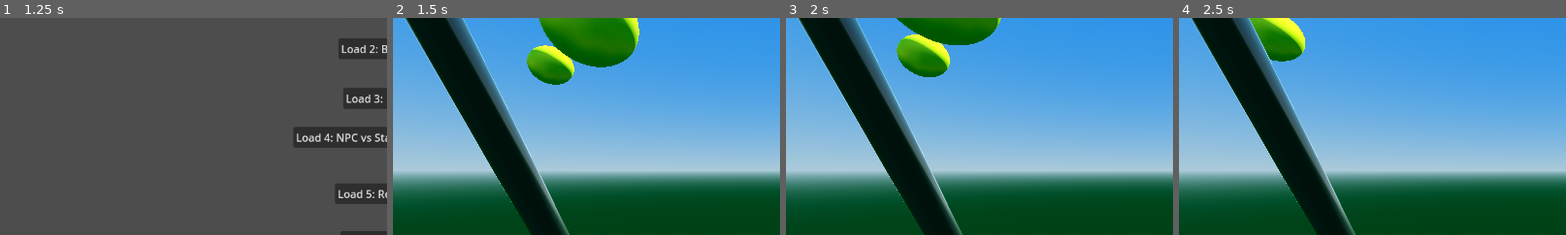
Above: before the commit, frames 1-4 (left to right).
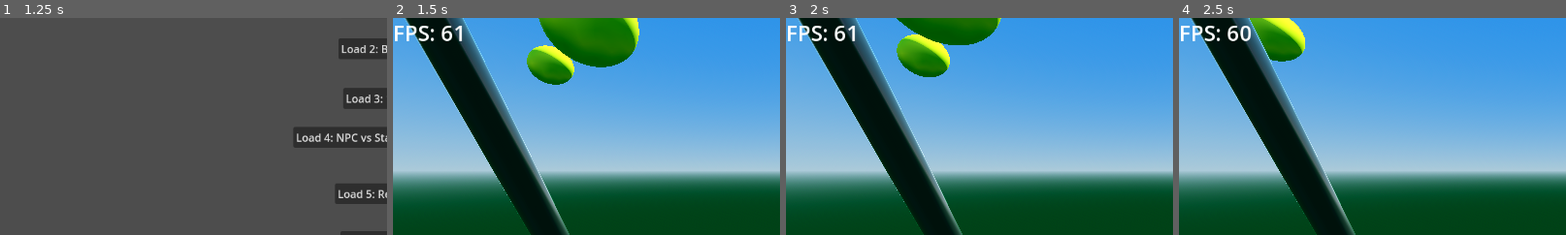
Above: after the commit, the same moments.

Repository: nealholt/space-shooter-3d
Game: Godot game, scene res://Scenes/main_scene.tscn
Same seed, same stepped clock (60 frames per second), same inputs: the game is played once before the commit and once after it. Sound files missing from this copy of the repository are replaced by a short silence.
Inputs (mouse positions are % of the whole screen's width and height, from its top left):
- Up to frame 1 (1.25 s): tap Enter (reset) at 0.5 s; move the mouse to (72, 45) at 0.52 s; hold Right (ui_right) from 0.53 s (still down)
- Up to frame 2 (1.5 s): release Right (ui_right) at 1.25 s; click "Load 1: Balloons" at 1.25 s
- Up to frame 3 (2 s): no input
- Up to frame 4 (2.5 s): move the mouse to (30, 55) at 2.02 s; hold Down (ui_down) from 2.03 s (still down)
The pictures show only the part of the screen within x 0-50%, y 15-65%; the shares and areas given below are measured in that part.

Frame 1 is identical in both runs. In frame 2, 0.6% of the frame differs, in the area x 0-18%, y 3-11%; in frame 3, 0.6%; in frame 4, 0.6%, in the area x 0-19%, y 3-11%.

Commit message:
FPS counter and shields
Added an FPS counter on the screen and changed the shield to be a node3d at root. The hitbox will take care of collisions. Also added the hitbox and health component.

Diff:
--- a/Assets/Shaders/FresnelAura.tres
+++ b/Assets/Shaders/FresnelAura.tres
@@ -31,7 +31,6 @@
 
 }
 "
-graph_offset = Vector2(-228.824, 182.176)
 nodes/fragment/2/node = SubResource("VisualShaderNodeFresnel_6fgoh")
 nodes/fragment/2/position = Vector2(-140, 200)
 nodes/fragment/3/node = SubResource("VisualShaderNodeColorConstant_qnejd")
--- a/Scripts/main_scene.gd
+++ b/Scripts/main_scene.gd
@@ -22,6 +22,7 @@
 	if Global.player and is_instance_valid(Global.player):
 		$HUD/Demo.text = "Velocity: %.0f" % Global.player.velocity.length()
 		$HUD/Demo.text += "\nHealth: %.d" % Global.player.health_component.health
+		$HUD/Demo.text += "\nFPS: %d" % Engine.get_frames_per_second()
 	# Exit on escape key and controller left menu button
 	if Input.is_action_just_pressed('exit'):
 		get_tree().quit()
--- a/project.godot
+++ b/project.godot
@@ -148,3 +148,4 @@
 3d_physics/layer_1="bodies"
 3d_physics/layer_2="bullets"
 3d_physics/layer_3="near_miss"
+3d_physics/layer_4="shields"
--- a/shield_experiments.tscn
+++ b/shield_experiments.tscn
@@ -1,6 +1,8 @@
-[gd_scene load_steps=10 format=3 uid="uid://cj8oysen3h0g8"]
+[gd_scene load_steps=12 format=3 uid="uid://cj8oysen3h0g8"]
 
 [ext_resource type="Shader" uid="uid://bm3gcg5xbsv0" path="res://Assets/Shaders/FresnelAura.tres" id="1_op4gw"]
+[ext_resource type="PackedScene" uid="uid://dc6ukdkam24n" path="res://Scenes/hit_box_component.tscn" id="2_4u7md"]
+[ext_resource type="PackedScene" uid="uid://034dpfhar4p4" path="res://Scenes/health_component.tscn" id="3_hyt20"]
 
 [sub_resource type="ProceduralSkyMaterial" id="ProceduralSkyMaterial_oit57"]
 sky_top_color = Color(1, 0.984314, 0.388235, 1)
@@ -17,7 +19,11 @@
 tonemap_mode = 2
 glow_enabled = true
 
-[sub_resource type="SphereShape3D" id="SphereShape3D_l5q2i"]
+[sub_resource type="StandardMaterial3D" id="StandardMaterial3D_kw00b"]
+albedo_color = Color(0.278431, 0.243137, 1, 1)
+
+[sub_resource type="BoxMesh" id="BoxMesh_478a4"]
+material = SubResource("StandardMaterial3D_kw00b")
 
 [sub_resource type="ShaderMaterial" id="ShaderMaterial_b11nt"]
 render_priority = 0
@@ -25,11 +31,7 @@
 
 [sub_resource type="SphereMesh" id="SphereMesh_n464a"]
 
-[sub_resource type="StandardMaterial3D" id="StandardMaterial3D_kw00b"]
-albedo_color = Color(0.278431, 0.243137, 1, 1)
-
-[sub_resource type="BoxMesh" id="BoxMesh_478a4"]
-material = SubResource("StandardMaterial3D_kw00b")
+[sub_resource type="SphereShape3D" id="SphereShape3D_0x6dj"]
 
 [node name="Node3D" type="Node3D"]
 
@@ -45,16 +47,23 @@
 [node name="ShieldHaver" type="Node3D" parent="."]
 transform = Transform3D(1, 0, 0, 0, 1, 0, 0, 0, 1, 0, 0, -4.12312)
 
-[node name="Shield" type="Area3D" parent="ShieldHaver"]
+[node name="MeshInstance3D" type="MeshInstance3D" parent="ShieldHaver"]
+transform = Transform3D(0.5, -0.5, 0.707107, 0.707107, 0.707107, 0, -0.5, 0.5, 0.707107, 0, 0, 0)
+mesh = SubResource("BoxMesh_478a4")
+
+[node name="Shield" type="Node3D" parent="ShieldHaver"]
 transform = Transform3D(4, 0, 0, 0, 4, 0, 0, 0, 4, 0, 0, 0)
-
-[node name="CollisionShape3D" type="CollisionShape3D" parent="ShieldHaver/Shield"]
-shape = SubResource("SphereShape3D_l5q2i")
 
 [node name="FresnelAura" type="MeshInstance3D" parent="ShieldHaver/Shield"]
 material_override = SubResource("ShaderMaterial_b11nt")
 mesh = SubResource("SphereMesh_n464a")
+skeleton = NodePath("")
 
-[node name="MeshInstance3D" type="MeshInstance3D" parent="ShieldHaver"]
-transform = Transform3D(0.5, -0.5, 0.707107, 0.707107, 0.707107, 0, -0.5, 0.5, 0.707107, 0, 0, 0)
-mesh = SubResource("BoxMesh_478a4")
+[node name="HitBoxComponent" parent="ShieldHaver/Shield" node_paths=PackedStringArray("health_component") instance=ExtResource("2_4u7md")]
+collision_layer = 8
+health_component = NodePath("../HealthComponent")
+
+[node name="CollisionShape3D" type="CollisionShape3D" parent="ShieldHaver/Shield/HitBoxComponent"]
+shape = SubResource("SphereShape3D_0x6dj")
+
+[node name="HealthComponent" parent="ShieldHaver/Shield" instance=ExtResource("3_hyt20")]
